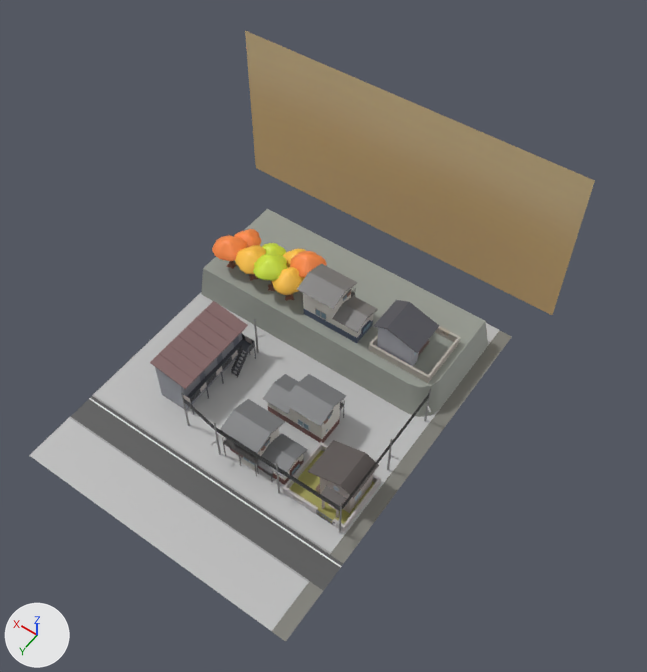
Before and after pictures for a commit that changed the FBX model TogeJam/Assets/3DModels/Environments/doggo_House_Grp.fbx.
Rendered twice from a 50 mm lens placed at (-38.2, 54.0, 102.8), pointed at (5.2, -6.8, 7.3). Every picture has the same lights, and +X, +Y and +Z are marked at lower left. Where no turn or scale is listed for an object, it has been applied to the vertices.

Objects in the first picture: 'doggo_House_building_A01', 'doggo_House_building_A02', 'doggo_House_building_A03', 'doggo_House_building_B01', 'doggo_House_building_B02', 'doggo_House_building_C', 'doggo_House_ground', 'doggo_House_highGround', 'doggo_House_lamp', 'doggo_House_sky', 'doggo_House_trees'.
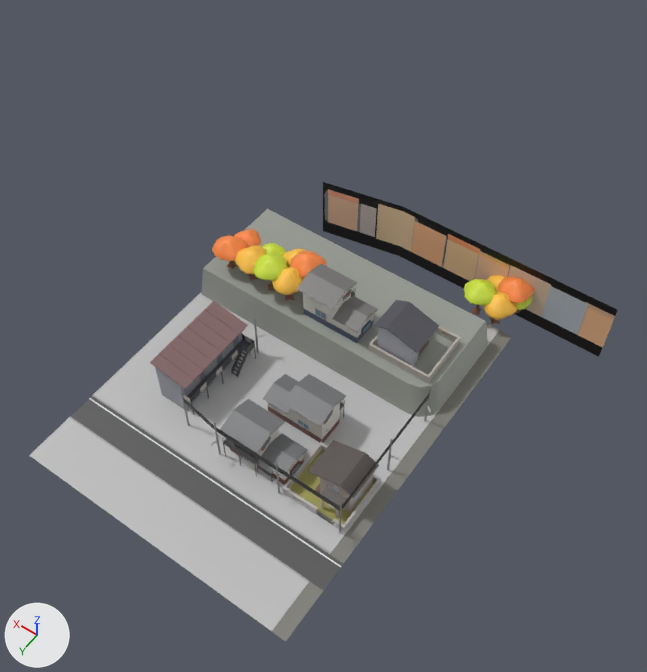
Pixel boxes [x1, y1, x2, y2] of what changed, in the pictures (647 x 672 px):
'doggo_House_sky', deleted
    before: [245, 31, 595, 315]
'doggo_House_backDrop03', added
    after: [323, 182, 618, 357]
'doggo_House_trees1', added (orange)
    after: [464, 275, 534, 324]

What changed in the scene script:
```text
Change img_backdrop_tex_psd:
    img_backdrop_tex_psd: load_image('backDrop_tex.psd', '../../Textures/Environment/backDrop_tex.png', 2048, 2048, 'Non-Color') -> load_image('backDrop_tex.png', '../../Textures/Environment/backDrop_tex.png', 2048, 2048, 'sRGB')
Add mat_backdrop_shd:
    mat_backdrop_shd = principled_material('backDrop_shd')
    mat_backdrop_shd.texture = img_backdrop_tex_psd
Add me_mesh_011:
    me_mesh_011.from_pydata(...)  # 12 vertices, 6 faces; spans x -29.2..18.6, y -0.8..1.7, z -11.1..-0.4
    me_mesh_011.materials.append(mat_backdrop_shd)  # picture img_backdrop_tex_psd
Add me_mesh_010_1:
    me_mesh_010_1.from_pydata(...)  # 1363 vertices, 1197 faces; spans x -8.3..0.75, y -4.77..4.6, z -3.06..3.06
    me_mesh_010_1.materials.append(mat_house_trees_shd)  # picture img_house_trees_tex_png
Remove ob_doggo_house_sky:
    ob_doggo_house_sky = bpy.data.objects.new('doggo_House_sky', me_mesh_010)
    ob_doggo_house_sky.location = (17.8, -39.0, 8.4)
Add ob_doggo_house_backdrop03:
    ob_doggo_house_backdrop03 = bpy.data.objects.new('doggo_House_backDrop03', me_mesh_011)
    ob_doggo_house_backdrop03.location = (3.9, -32.5, 8.5)
Add ob_doggo_house_trees1:
    ob_doggo_house_trees1 = bpy.data.objects.new('doggo_House_trees1', me_mesh_010_1)
    ob_doggo_house_trees1.location = (-5.4, -30.4, 2.8)
```
